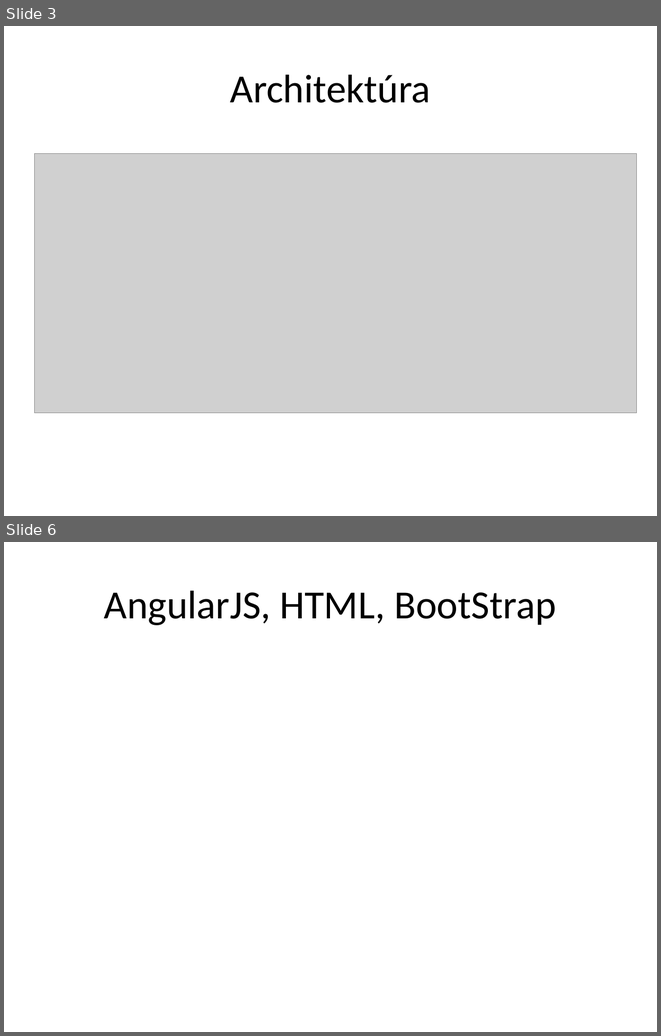
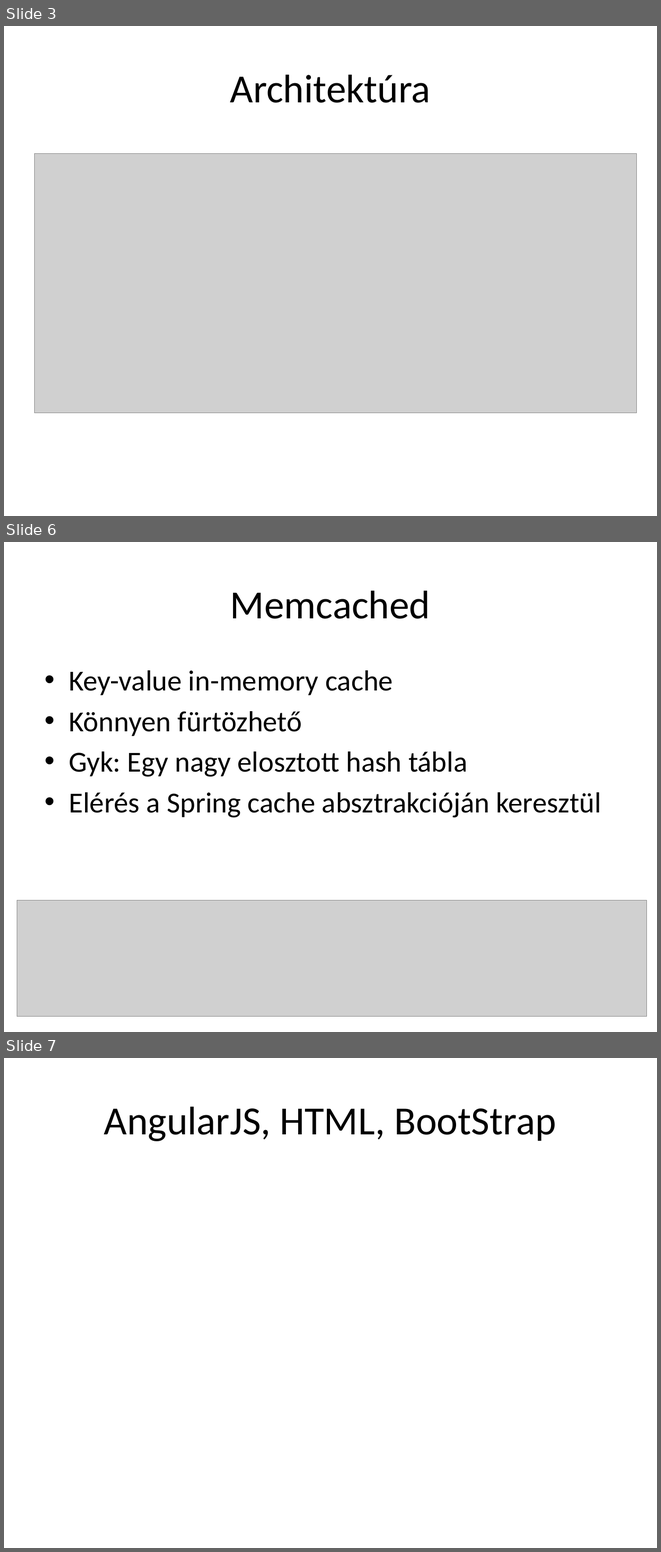
Before and after one commit to borlayda/Stump, a slide deck: Szarch-prezi.pptx. Shown one above the other, each under a label of ours: slides 3 and 6 before the commit, slides 3, 6 and 7 after it; the slides between them are not shown. The pictures are 661x1036 and 661x1552 pixels, drawn with LibreOffice and Linux fonts; fonts in the diff are those of the drawing; grey boxes stand for pictures. Boxes give left, top, right and bottom in pixels: in the first picture for what was removed or moved away, otherwise in the second. Text is boxed around its words. In the diff, an @@ line names an element or a change of style, - is before the commit and + after.

```diff
--- a/Szarch-prezi.pptx
+++ b/Szarch-prezi.pptx
@@ slide 6 added at box(4, 542, 657, 1032), background #FFFFFF @@
@@ title added at box(230, 590, 430, 619), 44 pt, text #000000 @@
+Memcached
@@ text added at box(69, 670, 601, 818), 32 pt, text #000000 @@
+• Key-value in-memory cache
+• Könnyen fürtözhető
+• Gyk: Egy nagy elosztott hash tábla
+• Elérés a Spring cache absztrakcióján keresztül
@@ picture added at box(17, 900, 647, 1016) @@
@@ what was slide 6 is now slide 7 @@
```
Also in this commit, not shown: 3 other slides added, 3 slides removed.
